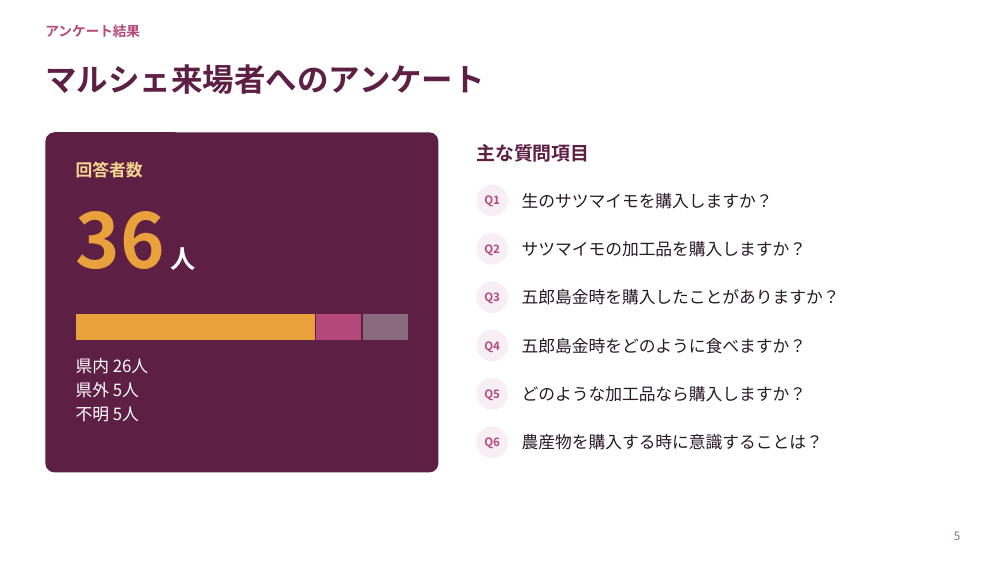
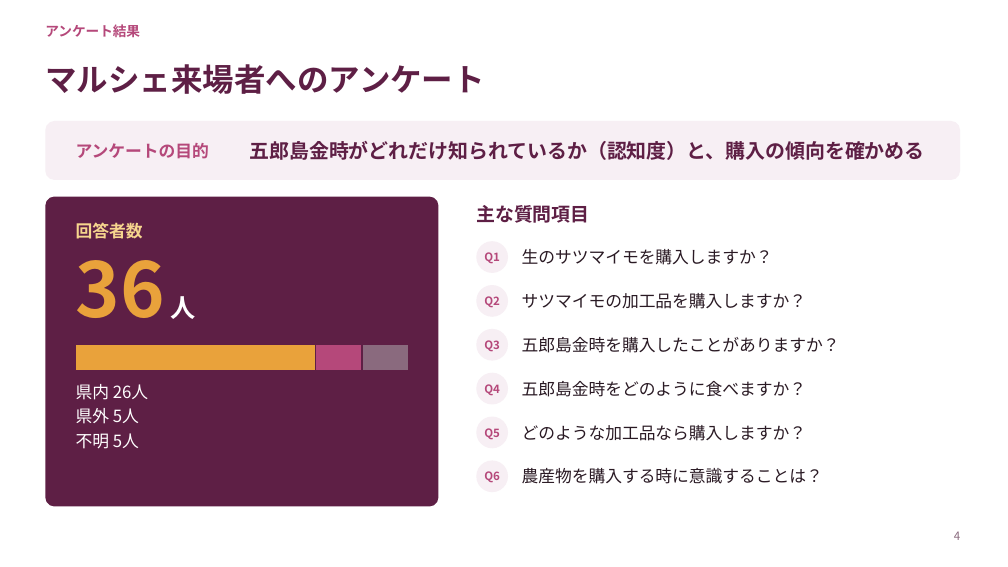
Before and after one commit to tadakazukawani/first-contributions, a slide deck: slide 4 of 農業青年/地元農産物認知拡大プロジェクト.pptx (slide 5 before the commit). Drawn at 1008x567 pixels with LibreOffice and Linux fonts; fonts in the diff are those of the drawing. Boxes give left, top, right and bottom in pixels: in the first picture for what was removed or moved away, otherwise in the second. Text is boxed around its words. In the diff, an @@ line names an element or a change of style, - is before the commit and + after.

```diff
--- a/農業青年/地元農産物認知拡大プロジェクト.pptx
+++ b/農業青年/地元農産物認知拡大プロジェクト.pptx
@@ rounded rectangle added at [45,121,960,180], fill #F7EFF4 @@
@@ text added at [76,143,209,159], 16 pt, text #B5487A, bold @@
+アンケートの目的
@@ text added at [249,141,924,160], 19 pt, text #5E1F45, bold @@
+五郎島金時がどれだけ知られているか（認知度）と、購入の傾向を確かめる
@@ rounded rectangle: place and size @@
-rounded rectangle at [45,132,439,473]
+rounded rectangle at [45,197,439,507]
@@ rounded rectangle at [45,197,439,507]: proportions changed @@
@@ text "主な質問項目": place and size @@
-text "主な質問項目" at [476,144,589,162]
+text "主な質問項目" at [476,205,589,223]
@@ text removed at [522,193,773,209] @@
-生のサツマイモを購入しますか？
@@ text "回答者数": place and size @@
-text "回答者数" at [76,162,143,178]
+text "回答者数" at [76,223,143,239]
@@ text "36 人": place and size @@
-text "36 人" at [76,211,195,270]
+text "36 人" at [76,260,195,319]
@@ ellipse: place and size @@
-ellipse at [476,233,508,265]
+ellipse at [476,241,508,273]
@@ text "Q1": place and size @@
-text "Q1" at [484,195,500,207]
+text "Q1" at [484,252,500,264]
@@ text at [522,249,773,265]: text changed @@
-サツマイモの加工品を購入しますか？
+生のサツマイモを購入しますか？
@@ ellipse: place and size @@
-ellipse at [476,281,508,313]
+ellipse at [476,285,508,317]
@@ text "Q2": place and size @@
-text "Q2" at [484,244,500,256]
+text "Q2" at [484,296,500,308]
@@ text at [522,293,807,309]: text changed @@
-五郎島金時を購入したことがありますか？
+サツマイモの加工品を購入しますか？
@@ text "Q3": place and size @@
-text "Q3" at [484,292,500,304]
+text "Q3" at [484,340,500,352]
@@ 3 rectangles: place and size @@
-3 rectangles at [76,314,408,340]
+3 rectangles at [76,344,408,371]
@@ text at [522,337,840,353]: text changed @@
-五郎島金時をどのように食べますか？
+五郎島金時を購入したことがありますか？
@@ text "県内 26人": place and size @@
-text "県内 26人" at [76,358,148,422]
+text "県内 26人" at [76,384,148,449]
@@ ellipse: place and size @@
-ellipse at [476,378,508,410]
+ellipse at [476,373,508,405]
@@ text "Q4": place and size @@
-text "Q4" at [484,341,500,353]
+text "Q4" at [484,384,500,396]
@@ text at [522,381,807,397]: text changed @@
-どのような加工品なら購入しますか？
+五郎島金時をどのように食べますか？
@@ ellipse: place and size @@
-ellipse at [476,426,508,458]
+ellipse at [476,417,508,448]
@@ text "Q5": place and size @@
-text "Q5" at [484,389,500,401]
+text "Q5" at [484,428,500,440]
@@ text added at [522,425,807,441], 16 pt, text #2A1A24 @@
+どのような加工品なら購入しますか？
@@ text "Q6": place and size @@
-text "Q6" at [484,437,500,449]
+text "Q6" at [484,471,500,483]
@@ ellipse: place and size @@
-ellipse at [476,185,508,216]
+ellipse at [476,461,508,492]
@@ text "農産物を購入する時に意識することは？": place and size @@
-text "農産物を購入する時に意識することは？" at [522,434,823,450]
+text "農産物を購入する時に意識することは？" at [522,468,823,484]
@@ page number at [954,531,960,540]: text changed @@
-5
+4
```
Also in this commit, not shown: 2 other slides changed, 1 slide removed, 4 other files.
